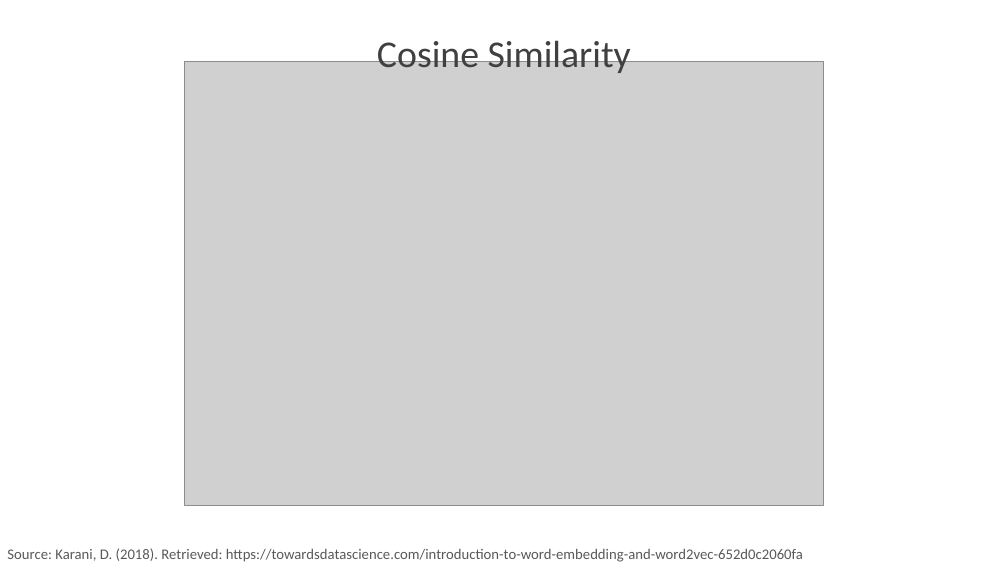
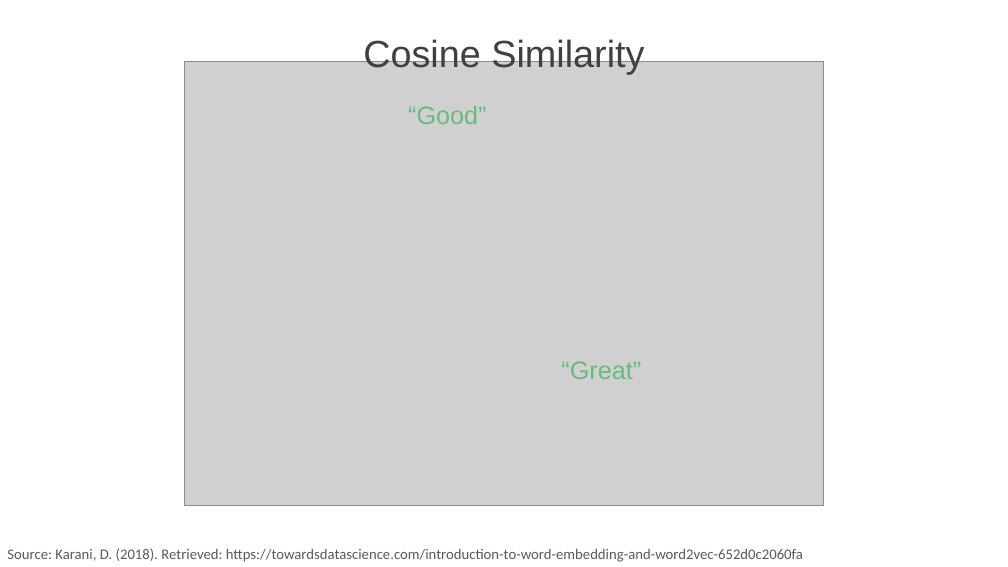
Before and after one commit to PracticumAI/nlp, a slide deck: slide 16 of presentations/02_word_vectors.pptx (slide 21 before the commit). Drawn at 1008x567 pixels with LibreOffice and Linux fonts; fonts in the diff are those of the drawing; grey boxes stand for pictures. Boxes give left, top, right and bottom in pixels: in the first picture for what was removed or moved away, otherwise in the second. Text is boxed around its words. In the diff, an @@ line names an element or a change of style, - is before the commit and + after.

```diff
--- a/presentations/02_word_vectors.pptx
+++ b/presentations/02_word_vectors.pptx
@@ text "Cosine Similarity" at <box>363,37,644,74</box>: font Calibri to Arial @@
@@ text added at <box>408,106,486,124</box>, 24 pt, text #68BA7D @@
+“Good”
@@ text added at <box>561,361,641,379</box>, 24 pt, text #68BA7D @@
+“Great”
```
Also in this commit, not shown: 1 other slide changed, 1 other file.
